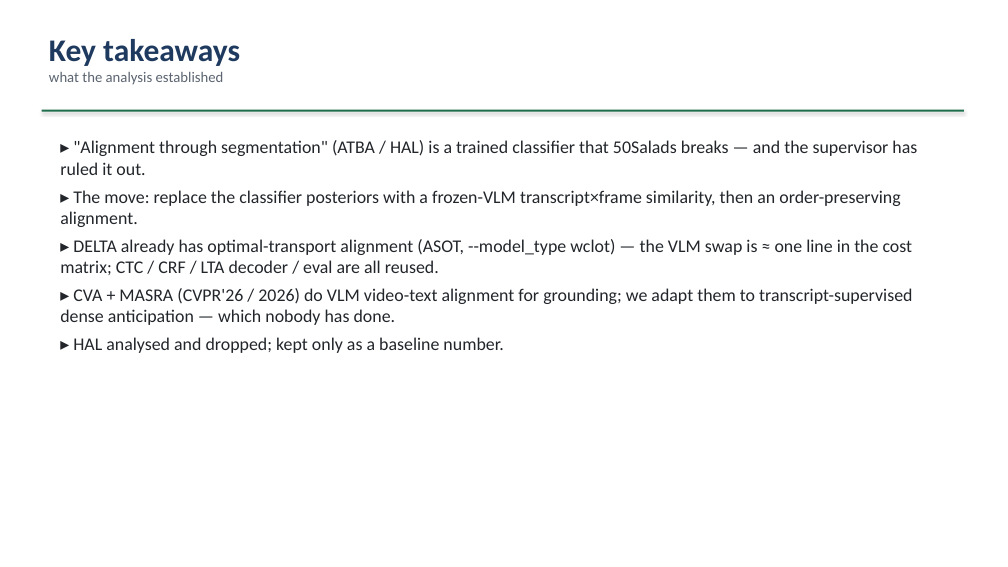
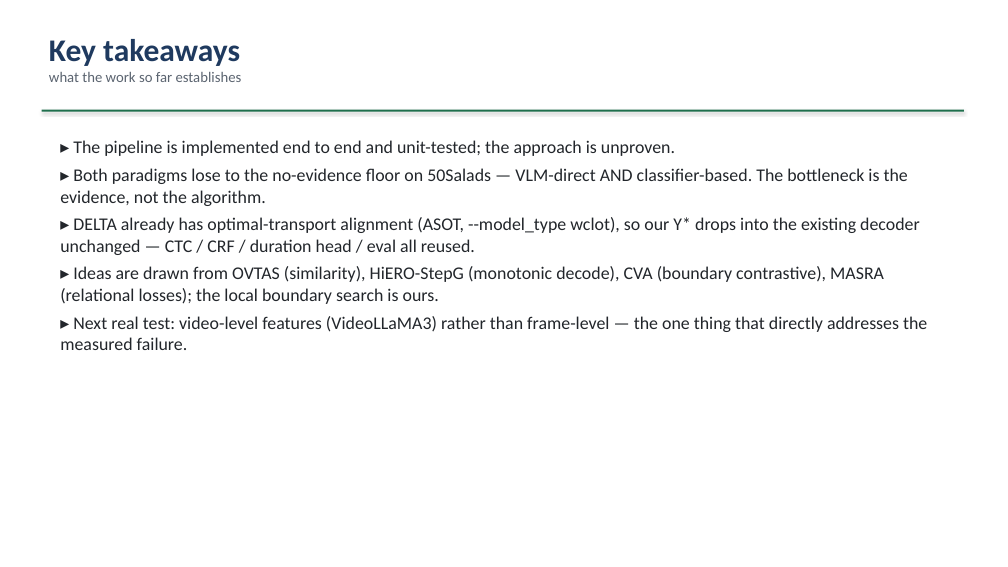
Before and after one commit to epayaslii/DELTA, a slide deck: slide 13 of slides/DELTA_progress.pptx. Drawn at 1008x567 pixels with LibreOffice and Linux fonts; fonts in the diff are those of the drawing. Boxes give left, top, right and bottom in pixels: in the first picture for what was removed or moved away, otherwise in the second. Text is boxed around its words. In the diff, an @@ line names an element or a change of style, - is before the commit and + after.

Commit message:
Update the deck with measured results
The back half was still the pre-measurement plan (InternVideo2, "chase raw 50S
video", an M1-M7 schedule) with no numbers in it. Replaced with a results
section and refreshed the opening summary and takeaways.

New: the headline table (every method vs the naive-uniform floor), the
diagnostic evidence for why (0.94 frame similarity, 27% on the hard semantic
test, the self-confirmation trace), what the results do and don't imply, the
build/test status, and the asks -- GPU access with remote access confirmed
before the on-site weeks end, plus the direction call.

States plainly that 67 passing tests show the code is correct on synthetic
data, not that the method works.

```diff
--- a/slides/DELTA_progress.pptx
+++ b/slides/DELTA_progress.pptx
@@ text at [49, 72, 242, 82]: text changed @@
-what the analysis established
+what the work so far establishes
@@ text at [60, 140, 927, 350]: text changed @@
-▸ "Alignment through segmentation" (ATBA / HAL) is a trained classifier that 50Salads breaks — and the supervisor has ruled it out.
-▸ The move: replace the classifier posteriors with a frozen-VLM transcript×frame similarity, then an order-preserving alignment.
-▸ DELTA already has optimal-transport alignment (ASOT, --model_type wclot) — the VLM swap is ≈ one line in the cost matrix; CTC / CRF / LTA decoder / eval are all reused.
-▸ CVA + MASRA (CVPR'26 / 2026) do VLM video-text alignment for grounding; we adapt them to transcript-supervised dense anticipation — which nobody has done.
-▸ HAL analysed and dropped; kept only as a baseline number.
+▸ The pipeline is implemented end to end and unit-tested; the approach is unproven.
+▸ Both paradigms lose to the no-evidence floor on 50Salads — VLM-direct AND classifier-based. The bottleneck is the evidence, not the algorithm.
+▸ DELTA already has optimal-transport alignment (ASOT, --model_type wclot), so our Y* drops into the existing decoder unchanged — CTC / CRF / duration head / eval all reused.
+▸ Ideas are drawn from OVTAS (similarity), HiERO-StepG (monotonic decode), CVA (boundary contrastive), MASRA (relational losses); the local boundary search is ours.
+▸ Next real test: video-level features (VideoLLaMA3) rather than frame-level — the one thing that directly addresses the measured failure.
```
Also in this commit, not shown: 2 other slides changed, 5 slides added, 5 slides removed, 1 other file.
